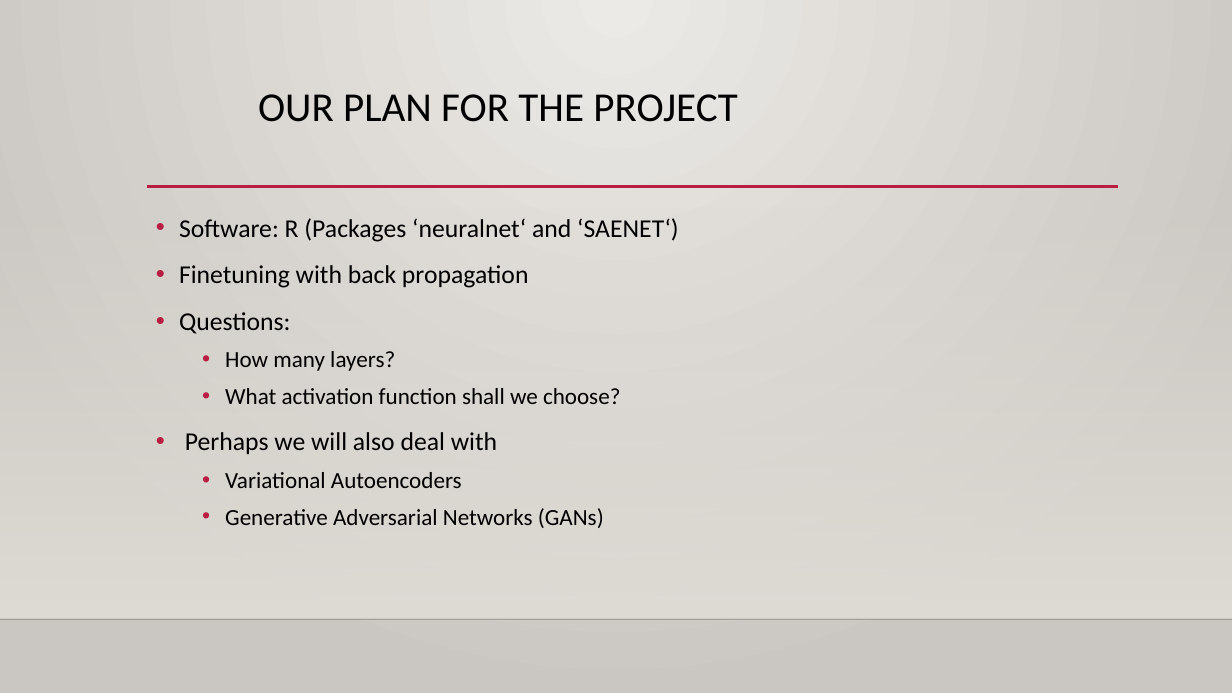
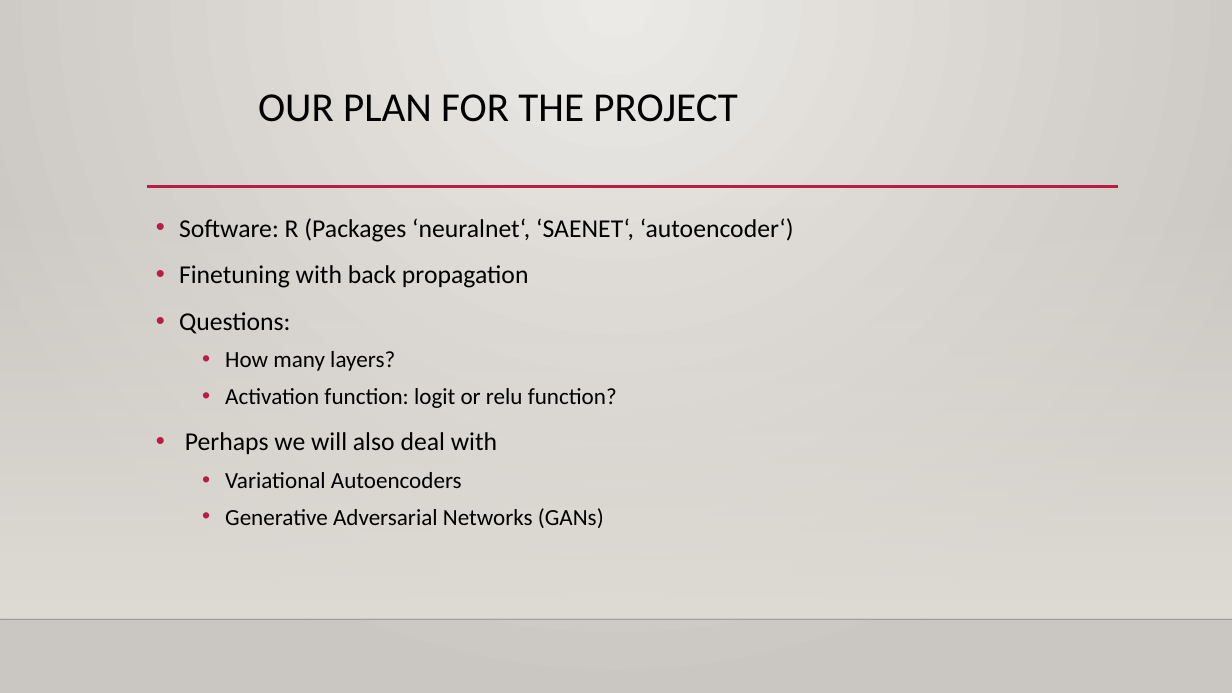
Before and after one commit to philippgrafendorfe/stackedautoencoders, a slide deck: slide 5 of PowerPoint.pptx. Drawn at 1232x693 pixels with LibreOffice and Linux fonts; fonts in the diff are those of the drawing; background and template pictures are left out. Boxes give left, top, right and bottom in pixels: in the first picture for what was removed or moved away, otherwise in the second. Text is boxed around its words. In the diff, an @@ line names an element or a change of style, - is before the commit and + after.

Commit message:
Changes

```diff
--- a/PowerPoint.pptx
+++ b/PowerPoint.pptx
@@ text at bbox=[179, 218, 794, 242]: text changed @@
-• Software: R (Packages ‘neuralnet‘ and ‘SAENET‘)
+• Software: R (Packages ‘neuralnet‘, ‘SAENET‘, ‘autoencoder‘)
@@ text at bbox=[225, 388, 617, 408]: text changed @@
-  • What activation function shall we choose?
+  • Activation function: logit or relu function?
```
